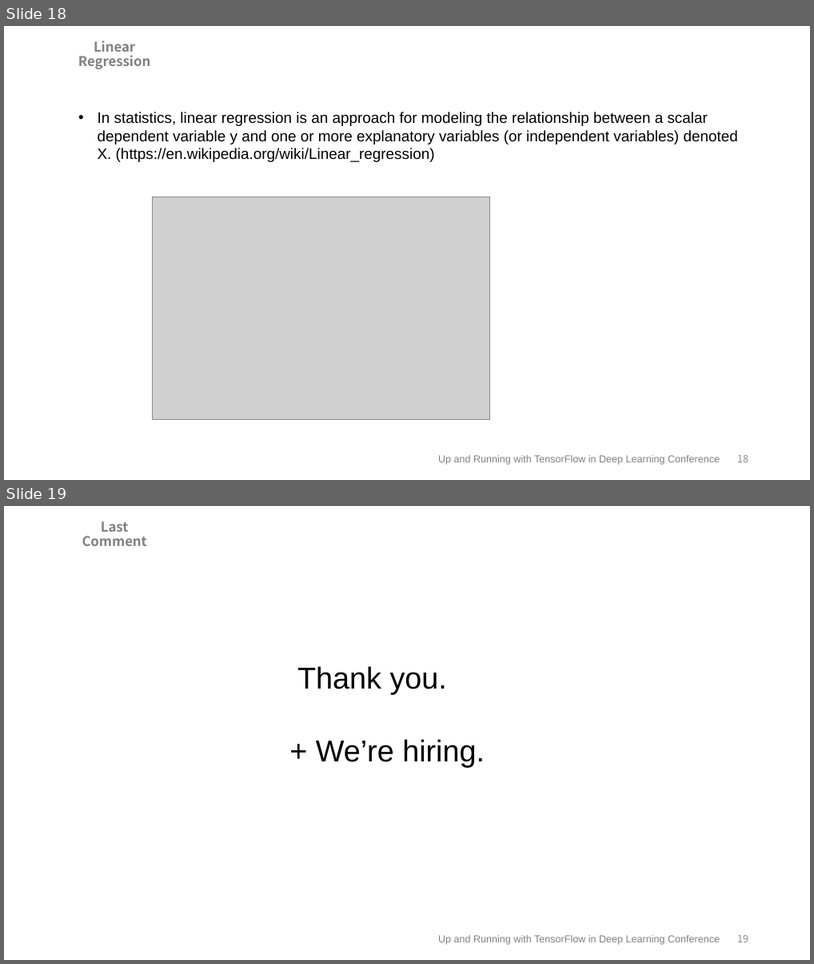
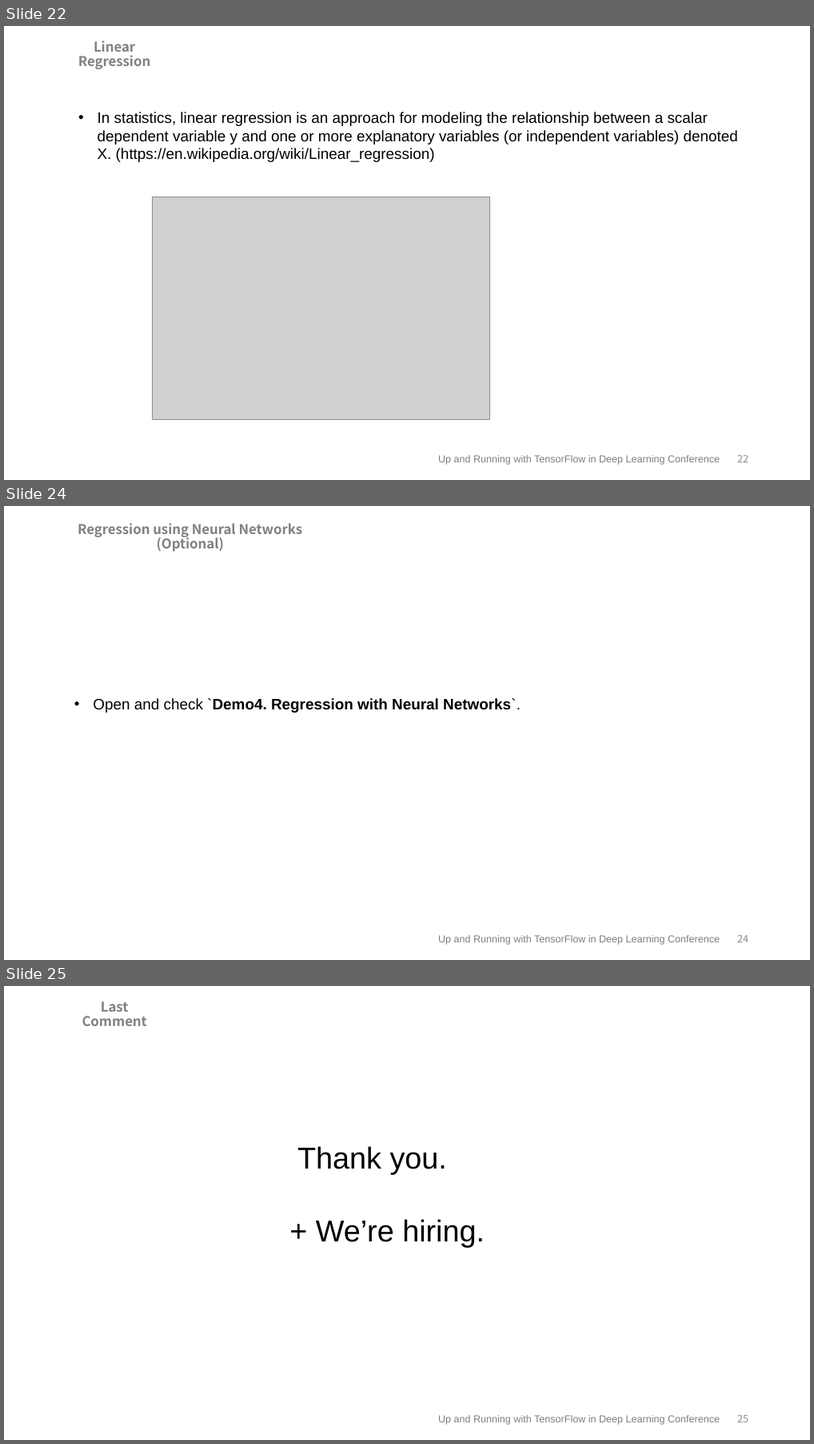
Before and after one commit to Kyubyong/up_and_running_with_Tensorflow, a slide deck: up and running with tensorflow.pptx. Shown one above the other, each under a label of ours: slides 18 and 19 before the commit, slides 22, 24 and 25 after it; the slides between them are not shown. The pictures are 814x964 and 814x1444 pixels, drawn with LibreOffice and Linux fonts; fonts in the diff are those of the drawing; grey boxes stand for pictures. Boxes give left, top, right and bottom in pixels: in the first picture for what was removed or moved away, otherwise in the second. Text is boxed around its words. In the diff, an @@ line names an element or a change of style, - is before the commit and + after.

```diff
--- a/up and running with tensorflow.pptx
+++ b/up and running with tensorflow.pptx
@@ slide 24 added at bbox=[4, 506, 810, 960], background #FFFFFF @@
@@ text added at bbox=[78, 523, 303, 552], 16 pt, text #808080, bold @@
+Regression using Neural Networks (Optional)
@@ title added at bbox=[93, 698, 521, 712], 18 pt, text #000000, bold @@
+• Open and check `Demo4. Regression with Neural Networks`.
@@ text added at bbox=[438, 935, 720, 944], 12 pt, text #808080 @@
+Up and Running with TensorFlow in Deep Learning Conference
@@ page number added at bbox=[738, 935, 749, 942], 12 pt, text #8C8C8C @@
+24
@@ what was slide 18 is now slide 22 @@
@@ page number at bbox=[738, 455, 749, 462]: text changed @@
-18
+22
@@ what was slide 19 is now slide 25 @@
@@ page number at bbox=[738, 1415, 749, 1422]: text changed @@
-19
+25
```
Also in this commit, not shown: 5 other slides added, 14 other files.
